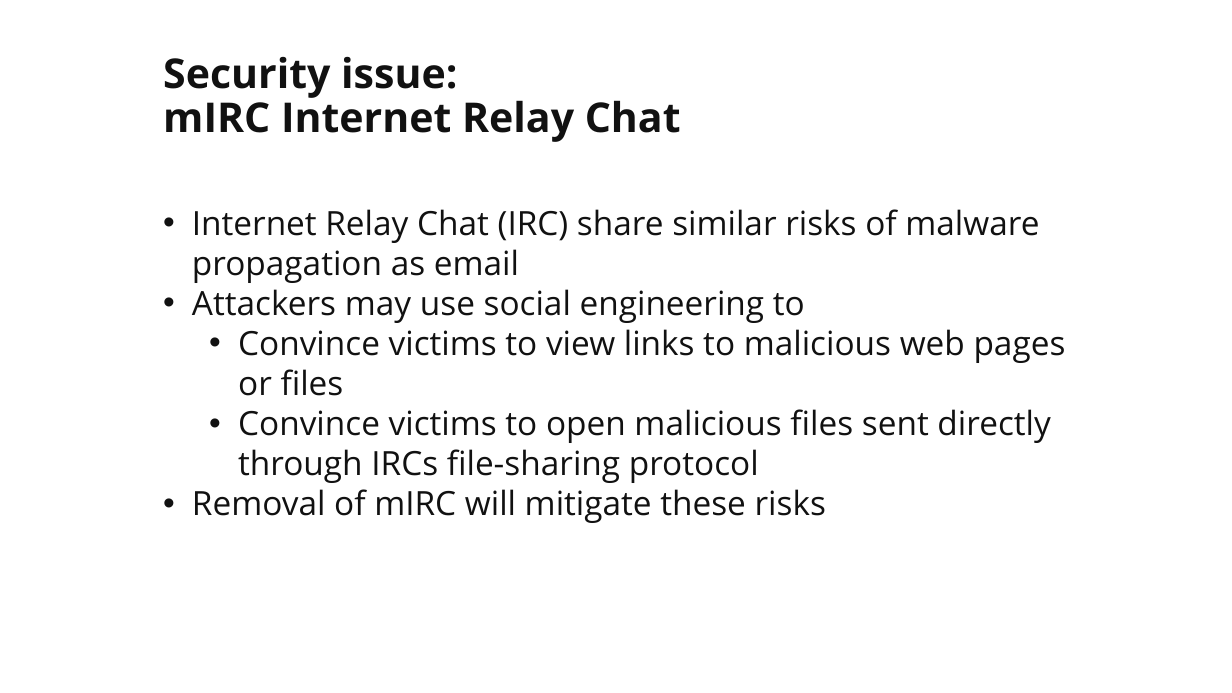
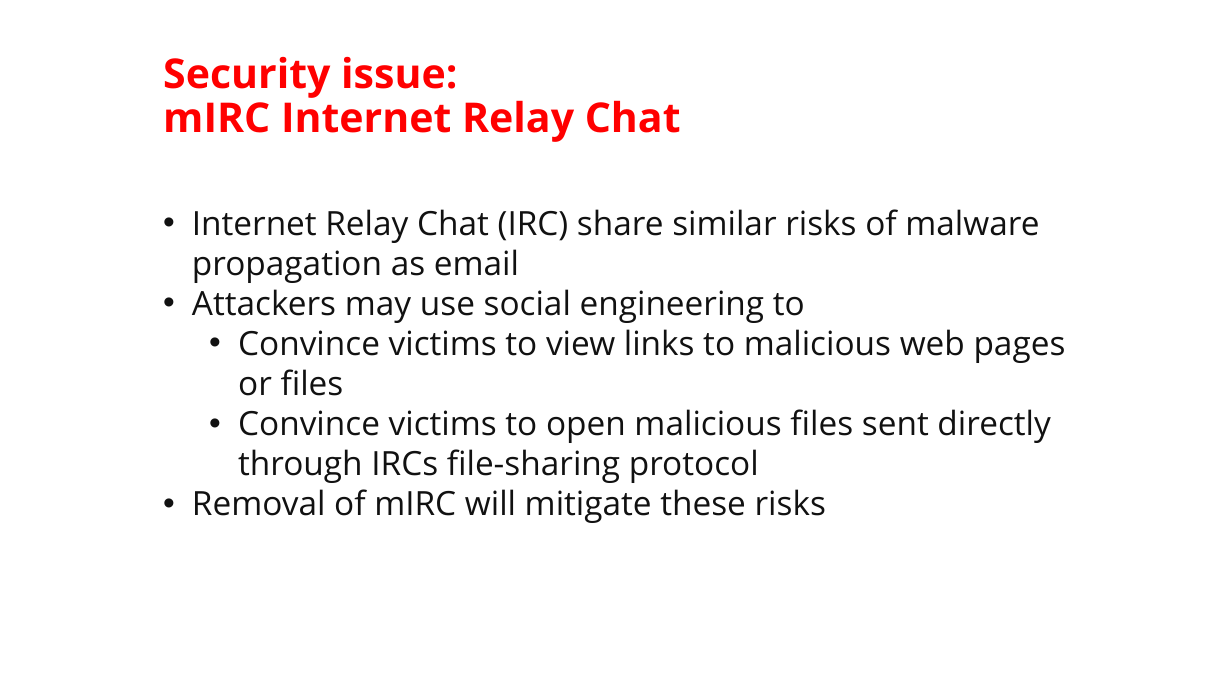
Before and after one commit to martymcflywa/ecu, a slide deck: slide 25 of year_1/sem_2/CSI1101_computer_security/0b_assignment_2_[22MAY15_0900]/dev/CSI1101_PONCE_A2_v03.pptx (slide 24 before the commit). Drawn at 1232x693 pixels with LibreOffice and Linux fonts; fonts in the diff are those of the drawing. Boxes give left, top, right and bottom in pixels: in the first picture for what was removed or moved away, otherwise in the second. Text is boxed around its words. In the diff, an @@ line names an element or a change of style, - is before the commit and + after.

```diff
--- a/year_1/sem_2/CSI1101_computer_security/0b_assignment_2_[22MAY15_0900]/dev/CSI1101_PONCE_A2_v03.pptx
+++ b/year_1/sem_2/CSI1101_computer_security/0b_assignment_2_[22MAY15_0900]/dev/CSI1101_PONCE_A2_v03.pptx
@@ title "Security issue: mIRC Internet Relay ..." at (x1=163, y1=56, x2=681, y2=142): text colour #111111 to #FF0000 @@
```
Also in this commit, not shown: 1 slide added.
